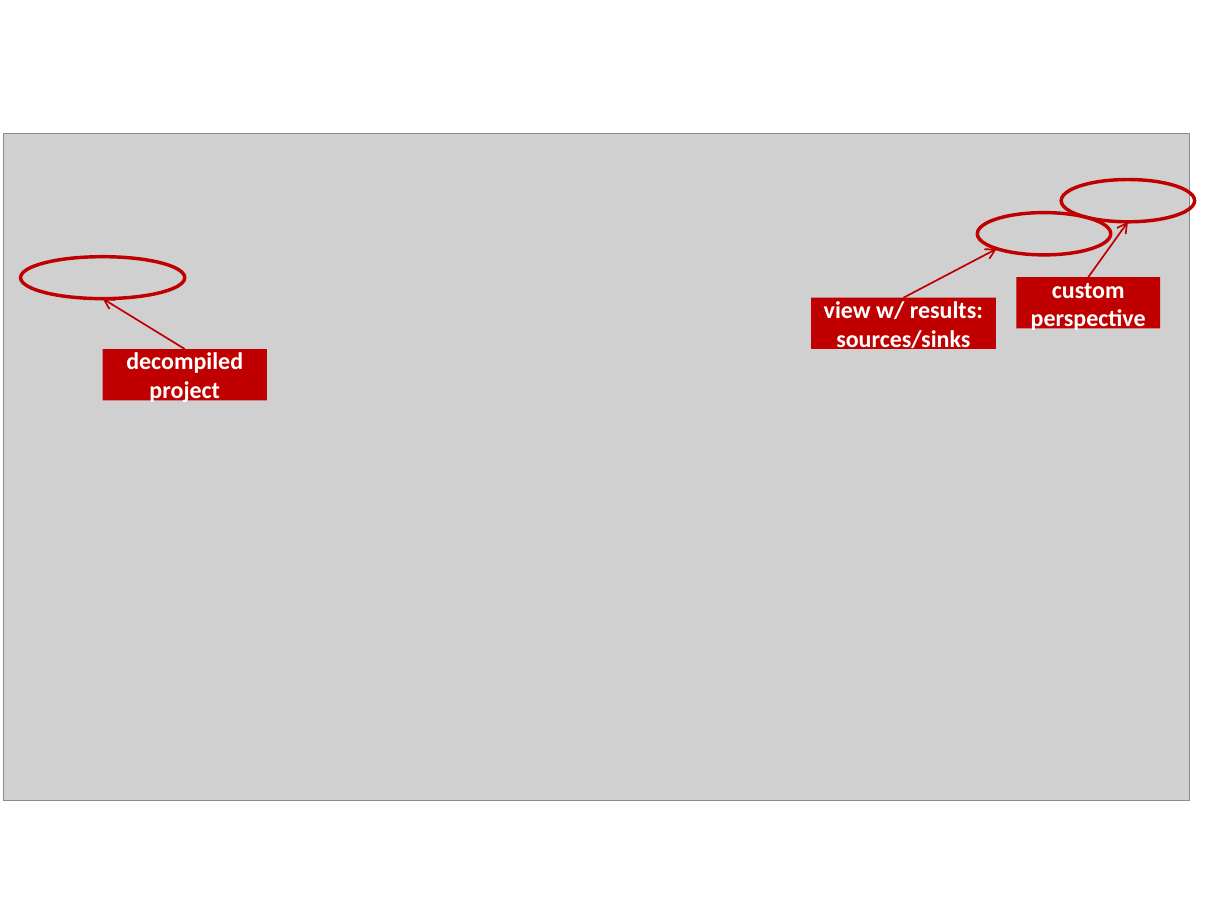
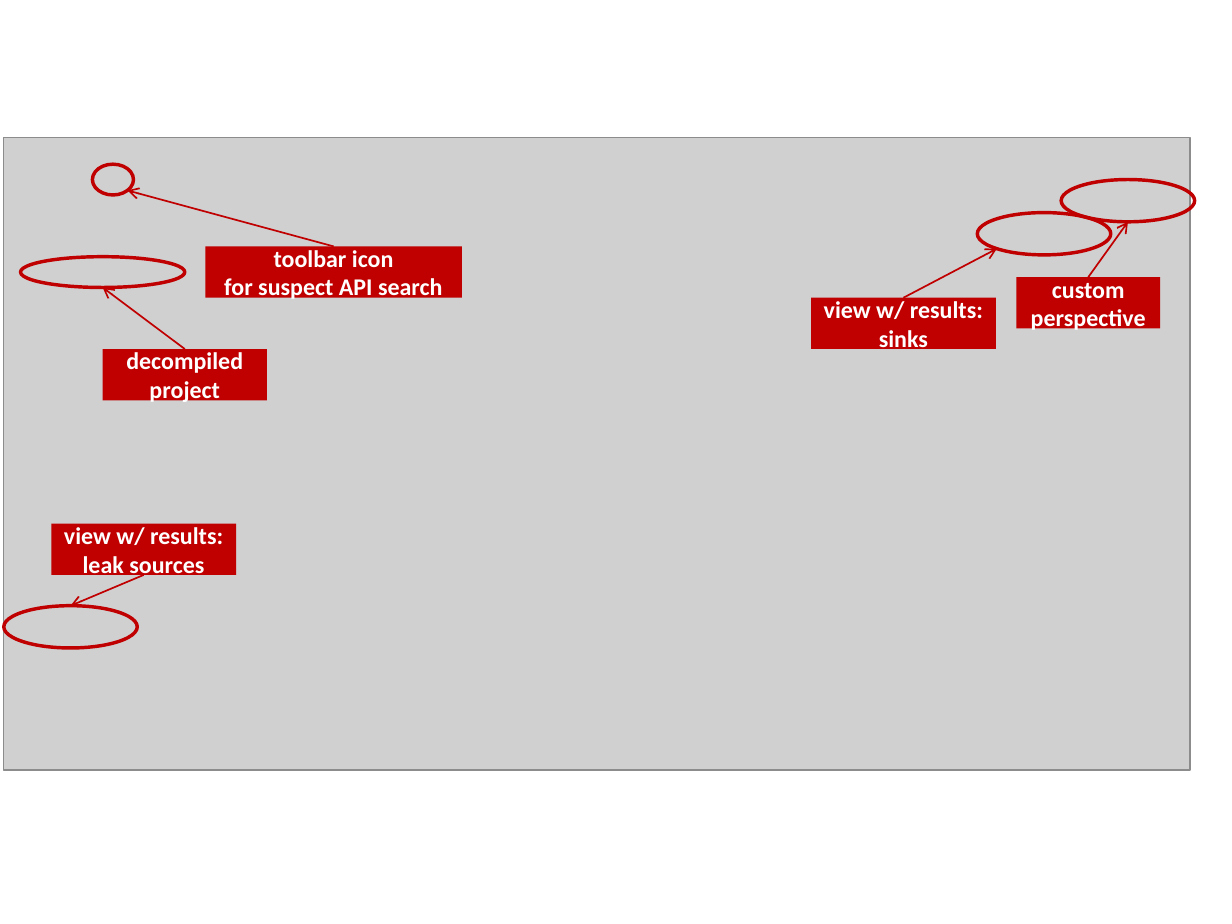
Before and after one commit to SeoulTech/Manal, a slide deck: slide 8 of report/graphic_res.pptx (slide 4 before the commit). Drawn at 1232x924 pixels with LibreOffice and Linux fonts; fonts in the diff are those of the drawing; grey boxes stand for pictures. Boxes give left, top, right and bottom in pixels: in the first picture for what was removed or moved away, otherwise in the second. Text is boxed around its words. In the diff, an @@ line names an element or a change of style, - is before the commit and + after.

```diff
--- a/report/graphic_res.pptx
+++ b/report/graphic_res.pptx
@@ picture: place and size @@
-picture at (4, 133, 1190, 801)
+picture at (4, 138, 1190, 770)
@@ ellipse added at (92, 164, 133, 195), outline #C00000 2 pt @@
@@ arrow added from (334, 246) to (127, 191), #C00000 1 pt @@
@@ ellipse: place and size @@
-ellipse at (21, 256, 185, 298)
+ellipse at (21, 256, 185, 287)
@@ rectangle added at (206, 246, 462, 298), fill #C00000, 14 pt, text #FFFFFF, bold @@
+toolbar icon
+for suspect API search
@@ arrow moved from (185, 349) - (102, 298) to (185, 349) - (102, 287) @@
@@ text in rectangle at (879, 330, 928, 353): text changed @@
-sources/sinks
+sinks
@@ rectangle added at (52, 524, 237, 575), fill #C00000, 14 pt, text #FFFFFF, bold @@
+view w/ results:
+leak sources
@@ arrow added from (144, 575) to (70, 606), #C00000 1 pt @@
@@ ellipse added at (4, 606, 137, 648), outline #C00000 2 pt @@
```
Also in this commit, not shown: 1 other slide changed, 4 slides added, 8 other files.
